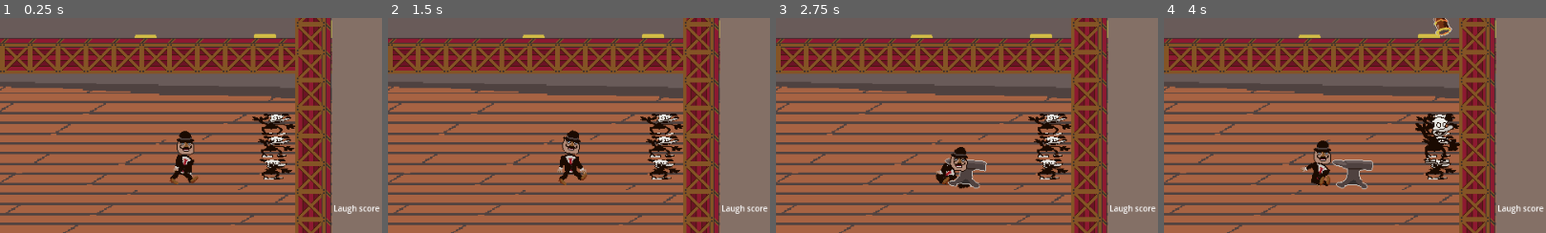
Above: before the commit, frames 1-4 (left to right).
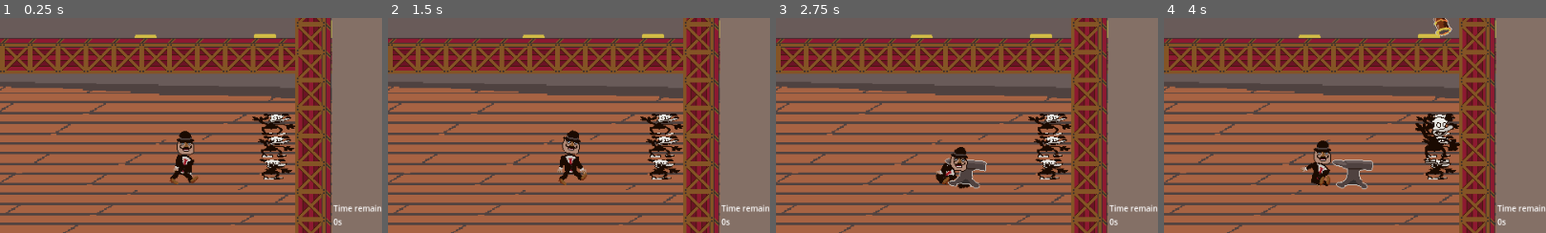
Above: after the commit, the same moments.

Repository: Rotta-Games/slapstick_lemmings
Game: Godot game, scene res://test_level.tscn
The game is run twice, just before and just after one commit, with the same random seed, the same clock (stepped at 60 frames per second) and the same inputs. This scene is started directly instead of the project's main scene. Sound files missing from this copy of the repository are replaced by a short silence.
Inputs (mouse positions are % of the whole screen's width and height, from its top left):
- Up to frame 1 (0.25 s): no input
- Up to frame 2 (1.5 s): click (4, 94) at 0.5 s; tap Enter at 1.25 s; drag from (97, 10) to (80, 81) at 1.27 s
- Up to frame 3 (2.75 s): drag from (97, 18) to (74, 80) at 2.02 s
- Up to frame 4 (4 s): move the mouse to (97, 29) at 2.77 s; hold D 2.78-3.5 s; click (97, 29) at 2.92 s; drag from (97, 41) to (86, 79) at 3.52 s
The pictures show only the part of the screen within x 50-100%, y 49-99%; the shares and areas given below are measured in that part.

The runs differ from the first frame. In frame 1, 0.3% of the frame differs, in the area x 87-100%, y 86-97%; in frame 2, 0.3%; in frame 3, 0.3%; in frame 4, 0.3%.
Error before the commit: Invalid access to property or key 'time_left' on a base object of type 'null instance'. (res://LaughMeter.gd:14)

Commit message:
Add stars to end

Diff:
--- a/LaughMeter.gd
+++ b/LaughMeter.gd
@@ -7,7 +7,6 @@
 func _ready():
 	pass # Replace with function body.
 
-
 # Called every frame. 'delta' is the elapsed time since the previous frame.
 func _process(delta):
 	var format_str = "Time remaining\n%ss"
--- a/scenes/level1.tscn
+++ b/scenes/level1.tscn
@@ -6,12 +6,13 @@
 [ext_resource type="PackedScene" uid="uid://dvjtik7bc6gmv" path="res://scenes/player.tscn" id="12_o2law"]
 [ext_resource type="Texture2D" uid="uid://7bdd6nuiab37" path="res://assets/gfx/crate.png" id="13_7rnd3"]
 [ext_resource type="AudioStream" uid="uid://b3qai6rbm06sy" path="res://assets/music/ggj24_ragtime_1_160.mp3" id="14_0wqwg"]
-[ext_resource type="PackedScene" uid="uid://ctqbpdbl0br2e" path="res://scenes/money_handler.tscn" id="16_yw5oi"]
+[ext_resource type="PackedScene" path="res://scenes/money_handler.tscn" id="16_yw5oi"]
 [ext_resource type="PackedScene" uid="uid://bf51wv8kgggvl" path="res://scenes/utils/film_buttons.tscn" id="17_5y16f"]
 [ext_resource type="Script" path="res://LaughMeter.gd" id="17_f5mso"]
 [ext_resource type="PackedScene" uid="uid://cqgtk4u0ii3ea" path="res://scenes/utils/end_portal.tscn" id="18_1clqk"]
 [ext_resource type="Texture2D" uid="uid://cu2j2nkbewd6s" path="res://assets/gfx/curtain.png" id="19_6c1ap"]
 [ext_resource type="PackedScene" uid="uid://1ilalqgy567b" path="res://scenes/utils/end_text.tscn" id="19_adhuh"]
+[ext_resource type="PackedScene" uid="uid://bliciwbw6v4w3" path="res://scenes/stars.tscn" id="19_biijq"]
 
 [sub_resource type="RectangleShape2D" id="RectangleShape2D_giw7m"]
 size = Vector2(689, 44.5)
@@ -165,6 +166,10 @@
 scale = Vector2(2, 2)
 texture = ExtResource("19_6c1ap")
 
+[node name="Stars" parent="EndPortal" instance=ExtResource("19_biijq")]
+z_index = 200
+position = Vector2(-793, -382)
+
 [node name="EndText" parent="." instance=ExtResource("19_adhuh")]
 visible = false
 z_index = 101
--- /dev/null
+++ b/scenes/stars.gd
@@ -0,0 +1,82 @@
+extends Node2D
+
+@onready var empty_1 = $EmptyStar1
+@onready var empty_2 = $EmptyStar2
+@onready var empty_3 = $EmptyStar3
+
+@onready var full_1 = $FullStar1
+@onready var full_2 = $FullStar2
+@onready var full_3 = $FullStar3
+
+@onready var timer = $Timer
+
+
+@onready var star_sound = $AudioStreamPlayer2D
+@onready var star_sound_final = $AudioStreamPlayer2D_final
+
+var selected_star_1
+var selected_star_2
+var selected_star_3
+
+var star_count = 0
+
+var final_callback : Callable
+
+# Called when the node enters the scene tree for the first time.
+func _ready():
+	pass
+
+# Called every frame. 'delta' is the elapsed time since the previous frame.
+func _process(delta):
+	pass
+
+func show_stars(cb: Callable):
+	star_count = _get_star_count()
+	empty_1.visible = true
+	empty_2.visible = true
+	empty_3.visible = true
+	final_callback = cb
+	if star_count > 0:
+		_tween_star_1()
+	else:
+		timer.start()
+
+func _tween_star_1():
+	var tween = get_tree().create_tween()
+	tween.tween_property(full_1, "global_position", empty_1.global_position, 0.5).set_trans(Tween.TRANS_EXPO)
+	if star_count > 1:
+		tween.tween_callback(_tween_star_2)
+	else:
+		tween.tween_callback(_tween_end)
+
+func _tween_star_2():
+	star_sound.play()
+	var tween = get_tree().create_tween()
+	tween.tween_property(full_2, "global_position", empty_2.global_position, 0.8).set_trans(Tween.TRANS_EXPO)
+	if star_count > 2:
+		tween.tween_callback(_tween_star_3)
+	else:
+		tween.tween_callback(_tween_end)
+
+func _tween_star_3():
+	star_sound.play()
+	var tween = get_tree().create_tween()
+	tween.tween_property(full_3, "global_position", empty_3.global_position, 1.0).set_trans(Tween.TRANS_EXPO)
+	tween.tween_callback(_tween_end)
+
+func _tween_end():
+	star_sound.play()
+	timer.start()
+
+func _get_star_count():
+	if Global.score > Global.SCORE_FOR_3_STAR:
+		return 3
+	elif Global.score > Global.SCORE_FOR_2_STAR:
+		return 2
+	elif Global.score > Global.SCORE_FOR_1_STAR:
+		return 1
+	return 0
+
+
+func _on_timer_timeout():
+	final_callback.call()
--- /dev/null
+++ b/scenes/stars.tscn
@@ -0,0 +1,54 @@
+[gd_scene load_steps=5 format=3 uid="uid://bliciwbw6v4w3"]
+
+[ext_resource type="Script" path="res://scenes/stars.gd" id="1_xvuwr"]
+[ext_resource type="Texture2D" uid="uid://sk48hht3kjv4" path="res://assets/gfx/empty_star.png" id="2_a33hw"]
+[ext_resource type="Texture2D" uid="uid://e73y47tyrcm5" path="res://assets/gfx/full_star.png" id="3_oos2e"]
+[ext_resource type="AudioStream" uid="uid://bdmeuhef4neyd" path="res://assets/sfx/anvil.mp3" id="4_n17y7"]
+
+[node name="Stars" type="Node2D"]
+script = ExtResource("1_xvuwr")
+
+[node name="EmptyStar1" type="Sprite2D" parent="."]
+visible = false
+position = Vector2(170, 210)
+texture = ExtResource("2_a33hw")
+
+[node name="FullStar1" type="Sprite2D" parent="."]
+position = Vector2(149, 1147)
+texture = ExtResource("3_oos2e")
+
+[node name="EmptyStar2" type="Sprite2D" parent="."]
+visible = false
+position = Vector2(470, 160)
+texture = ExtResource("2_a33hw")
+
+[node name="FullStar2" type="Sprite2D" parent="."]
+position = Vector2(449, 1097)
+texture = ExtResource("3_oos2e")
+
+[node name="EmptyStar3" type="Sprite2D" parent="."]
+visible = false
+position = Vector2(770, 210)
+texture = ExtResource("2_a33hw")
+
+[node name="FullStar3" type="Sprite2D" parent="."]
+position = Vector2(749, 1147)
+texture = ExtResource("3_oos2e")
+
+[node name="AudioStreamPlayer2D" type="AudioStreamPlayer2D" parent="."]
+stream = ExtResource("4_n17y7")
+
+[node name="StarPlace1" type="Node2D" parent="."]
+position = Vector2(174, 214)
+
+[node name="StarPlace2" type="Node2D" parent="."]
+position = Vector2(474, 164)
+
+[node name="StarPlace3" type="Node2D" parent="."]
+position = Vector2(774, 214)
+
+[node name="Timer" type="Timer" parent="."]
+wait_time = 2.0
+one_shot = true
+
+[connection signal="timeout" from="Timer" to="." method="_on_timer_timeout"]
--- a/scenes/utils/end_portal.gd
+++ b/scenes/utils/end_portal.gd
@@ -2,6 +2,7 @@
 @onready var player: Node2D = get_tree().get_nodes_in_group("Player")[0]
 @onready var end_text: Node = get_tree().get_root().get_node("Node2D/EndText")
 @onready var end_sprite = $EndSprite
+@onready var stars = $Stars
 
 var victory = false
 # Called when the node enters the scene tree for the first time.
@@ -25,13 +26,18 @@
 	var end_pos = end_sprite.global_position
 	end_pos.y += 640
 	tween_pos.tween_property(end_sprite, "global_position", end_pos, 0.8).set_trans(Tween.TRANS_EXPO)
-	tween_pos.tween_callback(_end)
+	if victory:
+		tween_pos.tween_callback(_display_stars)
+	else:
+		_end()
 
+func _display_stars():
+	var callable_end = Callable(self, "_end")
+	stars.show_stars(callable_end)
 
-func _end(victory):
+func _end():
 	get_tree().paused = true
 	end_text.show_end(victory)
-
 
 func _on_end_timer_timeout():
 	victory = false
--- a/scenes/utils/end_text.gd
+++ b/scenes/utils/end_text.gd
@@ -11,7 +11,7 @@
 func _process(delta):
 	pass
 
-func show_end():
+func show_end(victory):
 	show()
 
 func reset_level():
--- a/scripts/Global.gd
+++ b/scripts/Global.gd
@@ -2,4 +2,8 @@
 
 var score = 0
 
+const SCORE_FOR_1_STAR = 5000
+const SCORE_FOR_2_STAR = 20000
+const SCORE_FOR_3_STAR = 50000
+
 var is_dragging = false
--- a/test_level.tscn
+++ b/test_level.tscn
@@ -6,20 +6,21 @@
 [ext_resource type="Texture2D" uid="uid://bq4yi72pf8pjx" path="res://assets/gfx/script.png" id="3_leb7l"]
 [ext_resource type="Texture2D" uid="uid://cow2bdqm7ldcq" path="res://assets/gfx/items-shieet.png" id="3_trf0v"]
 [ext_resource type="PackedScene" uid="uid://dhm3olaboa48h" path="res://scenes/props/banana.tscn" id="4_7c4ff"]
-[ext_resource type="PackedScene" path="res://scenes/player.tscn" id="5_eqecq"]
+[ext_resource type="PackedScene" uid="uid://dvjtik7bc6gmv" path="res://scenes/player.tscn" id="5_eqecq"]
 [ext_resource type="PackedScene" uid="uid://d078k3p4ef5wd" path="res://scenes/props/anvil.tscn" id="5_tv5ot"]
 [ext_resource type="PackedScene" uid="uid://b0il1v6emjqf5" path="res://scenes/props/cannon.tscn" id="6_o0ui6"]
 [ext_resource type="Texture2D" uid="uid://7bdd6nuiab37" path="res://assets/gfx/crate.png" id="7_amta7"]
 [ext_resource type="Texture2D" uid="uid://bghtigui03ibl" path="res://assets/gfx/script2.png" id="9_d2pou"]
-[ext_resource type="Texture2D" uid="uid://cu63g8h401yqc" path="res://assets/gfx/stem_boot_willy.png" id="10_8y83n"]
+[ext_resource type="Texture2D" uid="uid://cl3xycete30y7" path="res://assets/gfx/stem_boot_willy.png" id="10_8y83n"]
 [ext_resource type="AudioStream" uid="uid://b3qai6rbm06sy" path="res://assets/music/ggj24_ragtime_1_160.mp3" id="10_e15uk"]
-[ext_resource type="PackedScene" path="res://scenes/props/piemaster.tscn" id="10_rpwou"]
-[ext_resource type="PackedScene" uid="uid://ctqbpdbl0br2e" path="res://scenes/money_handler.tscn" id="11_2vpl3"]
+[ext_resource type="PackedScene" uid="uid://cydjsftkpev4n" path="res://scenes/props/piemaster.tscn" id="10_rpwou"]
+[ext_resource type="PackedScene" path="res://scenes/money_handler.tscn" id="11_2vpl3"]
 [ext_resource type="Script" path="res://LaughMeter.gd" id="11_pairg"]
 [ext_resource type="PackedScene" uid="uid://cqgtk4u0ii3ea" path="res://scenes/utils/end_portal.tscn" id="16_1wksq"]
 [ext_resource type="PackedScene" uid="uid://1ilalqgy567b" path="res://scenes/utils/end_text.tscn" id="16_xufr7"]
+[ext_resource type="PackedScene" uid="uid://bf51wv8kgggvl" path="res://scenes/utils/film_buttons.tscn" id="17_kn8cv"]
 [ext_resource type="Texture2D" uid="uid://cu2j2nkbewd6s" path="res://assets/gfx/curtain.png" id="19_ewf43"]
-[ext_resource type="PackedScene" uid="uid://bf51wv8kgggvl" path="res://scenes/utils/film_buttons.tscn" id="17_kn8cv"]
+[ext_resource type="PackedScene" uid="uid://bliciwbw6v4w3" path="res://scenes/stars.tscn" id="21_aef53"]
 
 [sub_resource type="AtlasTexture" id="AtlasTexture_t1lmf"]
 atlas = ExtResource("3_trf0v")
@@ -254,7 +255,7 @@
 [node name="LaughMeter" type="Node2D" parent="CanvasLayer"]
 script = ExtResource("11_pairg")
 
-[node name="ScoreLabel" type="Label" parent="CanvasLayer/LaughMeter"]
+[node name="TimeLabel" type="Label" parent="CanvasLayer/LaughMeter"]
 offset_left = 899.0
 offset_top = 496.0
 offset_right = 1014.0
@@ -276,9 +277,15 @@
 scale = Vector2(2, 2)
 texture = ExtResource("19_ewf43")
 
+[node name="Stars" parent="EndPortal" instance=ExtResource("21_aef53")]
+z_index = 200
+position = Vector2(-793, -382)
+
 [node name="EndText" parent="." instance=ExtResource("16_xufr7")]
 visible = false
 z_index = 101
 z_as_relative = false
 
+[node name="EndTimer" type="Timer" parent="."]
+
 [connection signal="level_state_changed" from="." to="Player" method="_on_node_2d_level_state_changed"]
Not shown: 1 places in scenes/level1.tscn that only renumber resources
Not shown: 1 places in test_level.tscn that only renumber resources
